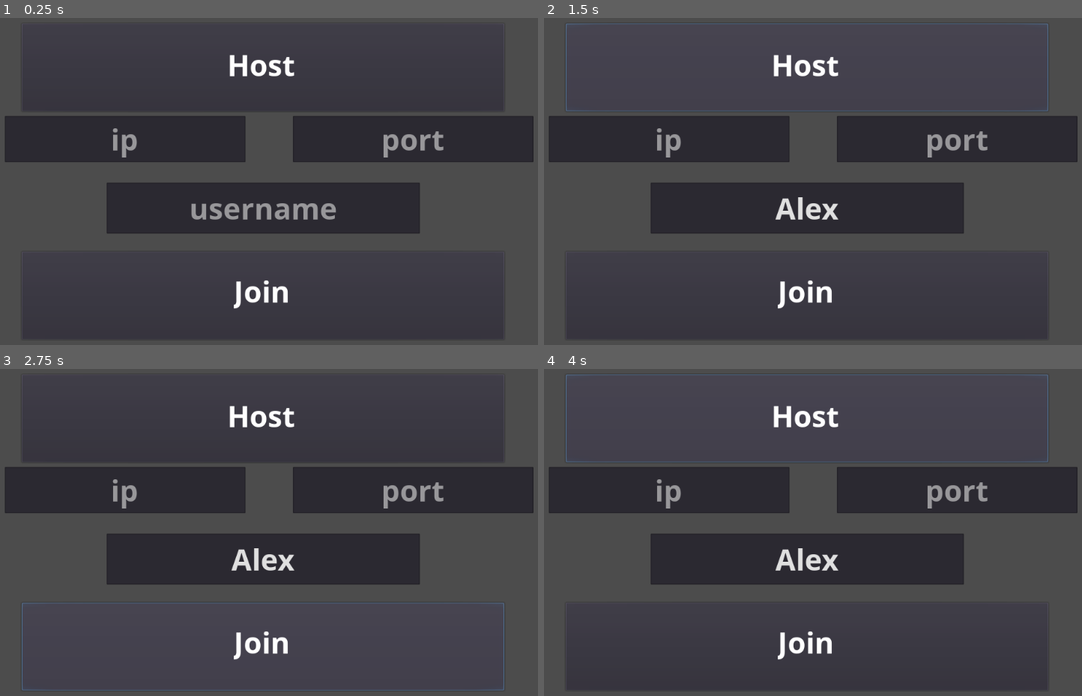
Above: before the commit, frames 1-4 (two rows, left to right).
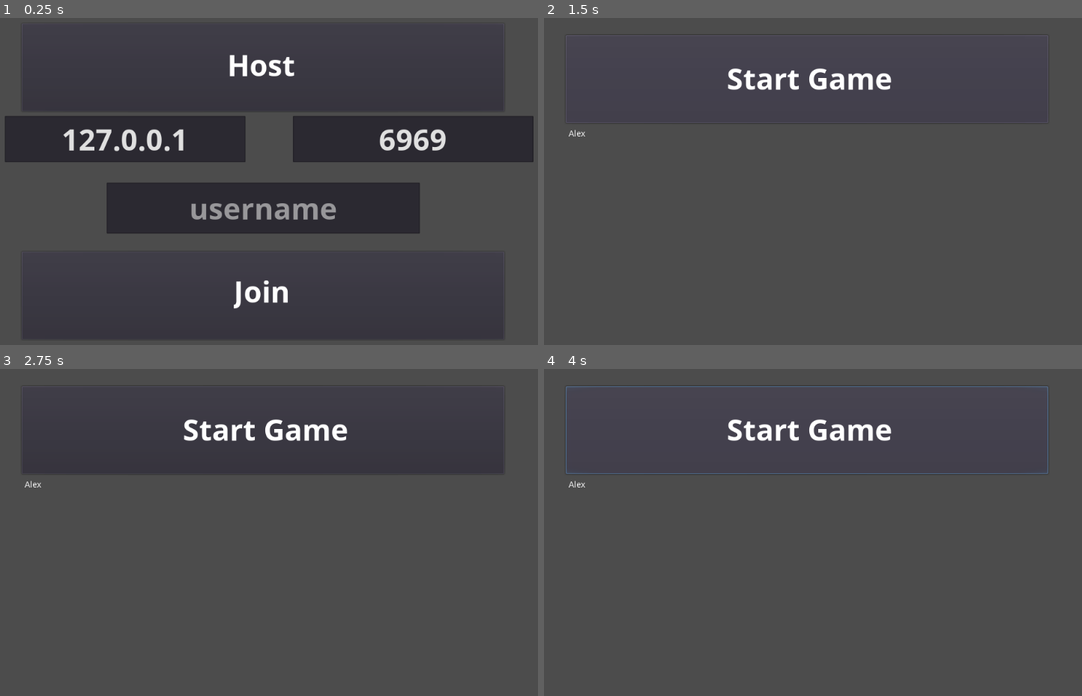
Above: after the commit, the same moments.

Repository: adam-bethell/It-Takes-A-Villiage
Game: Godot game, scene res://Scenes/Menu.tscn
The game is run twice, just before and just after one commit, with the same random seed, the same clock (stepped at 60 frames per second) and the same inputs.
Inputs (mouse positions are in pixels of both pictures, inside the frame that each line leads up to):
- Up to frame 1 (0.25 s): no input
- Up to frame 2 (1.5 s): click (807, 207) at 0.52 s; type "Alex" at 0.6 s; click "Host" at 1.25 s
- Up to frame 3 (2.75 s): click (263, 646) at 2 s, where only the run before the commit has a clickable "Join"
- Up to frame 4 (4 s): click (807, 431) at 2.75 s, where only the run after the commit has a clickable "Start Game"; click (807, 431) at 3.5 s, where only the run after the commit has a clickable "Start Game"

The runs differ from the first frame. In frame 1, 1.4% of the frame differs, in the area x 11-83%, y 33-43%; in frame 2, 23%; in frame 3, 22%; in frame 4, 23%, in the area x 0-100%, y 1-89%.
Error before the commit: Invalid type in function 'create_server' in base 'NetworkedMultiplayerENet'. Cannot convert argument 1 from String to int. (res://Scripts/Lobby.gd:9)

Commit message:
Bug fixes and item validation

Diff:
--- a/Scenes/Menu.tscn
+++ b/Scenes/Menu.tscn
@@ -149,6 +149,7 @@
 margin_right = -30.2535
 margin_bottom = -33.0
 custom_fonts/font = ExtResource( 1 )
+text = "127.0.0.1"
 align = 1
 max_length = 20
 placeholder_text = "ip"
@@ -166,6 +167,7 @@
 margin_right = 461.5
 margin_bottom = -33.0
 custom_fonts/font = ExtResource( 1 )
+text = "6969"
 align = 1
 max_length = 20
 placeholder_text = "port"
--- a/Scripts/Building.gd
+++ b/Scripts/Building.gd
@@ -39,11 +39,7 @@
 	assert(get_tree().is_network_server())
 	if building_type != Objectives.BUILDINGS.DEAD_DROP:
 		return
-	var item_to_remove = -1
-	for item_details in _inventory:
-		if item_details["item"] == item:
-			item_to_remove = item_details
-			break
+	var item_to_remove = _find_item(item)
 	_inventory.erase(item_to_remove)
 	rpc("_rpc_update_inventory", _inventory)
 
@@ -51,8 +47,16 @@
 	_inventory = inventory
 	get_parent().on_building_updated(self)
 
-func has_item():
-	pass
+func has_item(item):
+	if _find_item(item) != null:
+		return true
+	return false
+
+func _find_item(item):
+	for item_details in _inventory:
+		if item_details["item"] == item:
+			return item_details
+	return null
 
 func time_loop():
 	_inventory.clear()
--- a/Scripts/Citizen.gd
+++ b/Scripts/Citizen.gd
@@ -97,8 +97,8 @@
 func get_inventory():
 	return _inventory
 
-func has_item():
-	pass
+func has_item(item):
+	return _inventory.has(item)
 
 #| Mesh
 func set_mesh_path(path):
--- a/Scripts/GameController.gd
+++ b/Scripts/GameController.gd
@@ -139,7 +139,7 @@
 func _drop_item(citizen_id, item):
 	assert(get_tree().is_network_server())
 	var citizen = $Citizens.get_citizen_by_citizen_id(citizen_id)
-	if not citizen.has_item():
+	if not citizen.has_item(item):
 		return false
 	var buildings = $BoardNavMesh/Buildings.get_buildings(Objectives.BUILDINGS.DEAD_DROP)
 	for building in buildings:
@@ -164,11 +164,17 @@
 			if inventory.has(requirement):
 				mission["equiped_items"].push_back(requirement)
 	# Strip out info that could be used for cheating
-	#var safe_mission_data = _mission_data.duplicate()
-	#for mission in safe_mission_data:
-		#mission["player_id"] = ""
-	# Sync mission data
-	rpc("_rpc_missions_updated", _mission_data)
+	for id in Network.player_data:
+		if id == 1:
+			continue
+
+		var safe_mission_data = _mission_data.duplicate(true)
+		for mission in safe_mission_data:
+			if mission["player_id"] != id:
+				mission["player_id"] = -1
+
+		rpc_id(id, "_rpc_missions_updated", safe_mission_data)
+
 	emit_signal("missions_updated", _mission_data)
 
 remote func _rpc_missions_updated(mission_data):
@@ -225,7 +231,7 @@
 remotesync func _rpc_player_won(name, objective):
 	emit_signal("player_victory", name, objective)
 
-
+#| Time loop
 func _on_time_loop():
 	assert(get_tree().is_network_server())
 	# Call time_loop() in children
--- a/Scripts/Lobby.gd
+++ b/Scripts/Lobby.gd
@@ -6,7 +6,7 @@
 	get_tree().connect("network_peer_disconnected", self, "_player_disconnected")
 
 	var peer = NetworkedMultiplayerENet.new()
-	peer.create_server($IP.text, Network.DEFAULT_NUM_PLAYERS)
+	peer.create_server(int($Port.text), Network.DEFAULT_NUM_PLAYERS)
 	get_tree().network_peer = peer
 	# Server needs to populate itself
 	Network.player_data[1] = $PlayerName.text
@@ -24,7 +24,7 @@
 	get_tree().connect("connected_to_server", self, "_connected_ok")
 
 	var peer = NetworkedMultiplayerENet.new()
-	peer.create_client($IP.text, $Port.text)
+	peer.create_client($IP.text, int($Port.text))
 	get_tree().network_peer = peer
 	# Hide buttons
 	$HostButton.hide()
--- a/Scripts/UIMissionInfo.gd
+++ b/Scripts/UIMissionInfo.gd
@@ -8,9 +8,15 @@
 ]
 
 func _on_missions_updated(mission_data):
+	var id = get_tree().get_network_unique_id()
 	for i in mission_data.size():
 		var mission = mission_data[i]
-		var text = mission["name"]
+		var text = ""
+		if mission["player_id"] == id:
+			text = ">>>" + mission["name"] + "<<<"
+		else:
+			text += mission["name"]
+
 		var equiped = mission["equiped_items"]
 		for requirement in mission["requirements"]:
 			if equiped.has(requirement):
